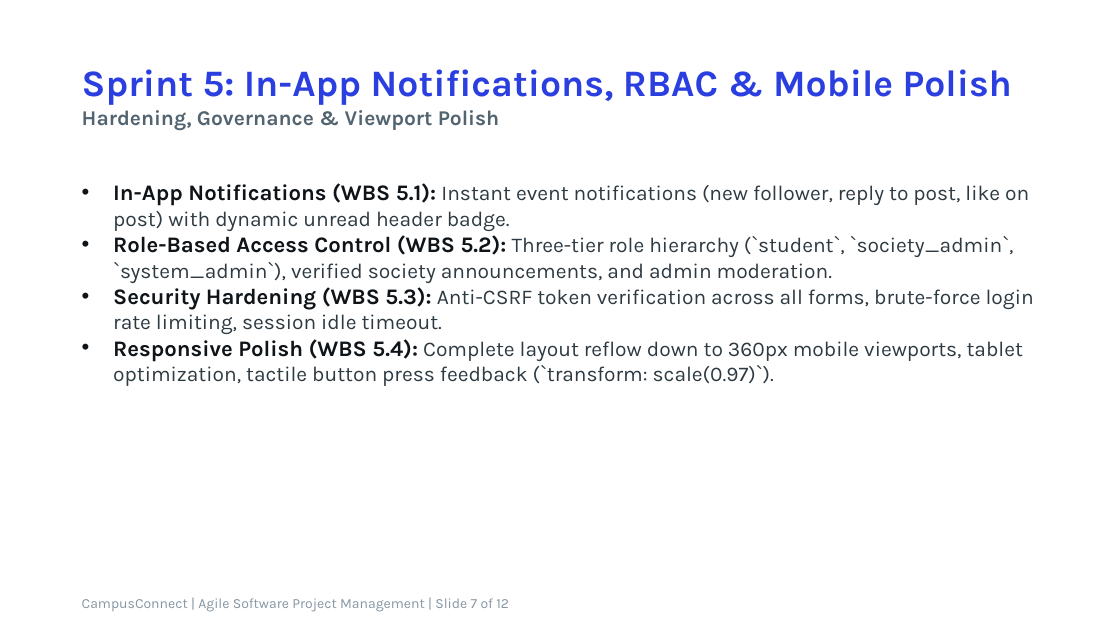
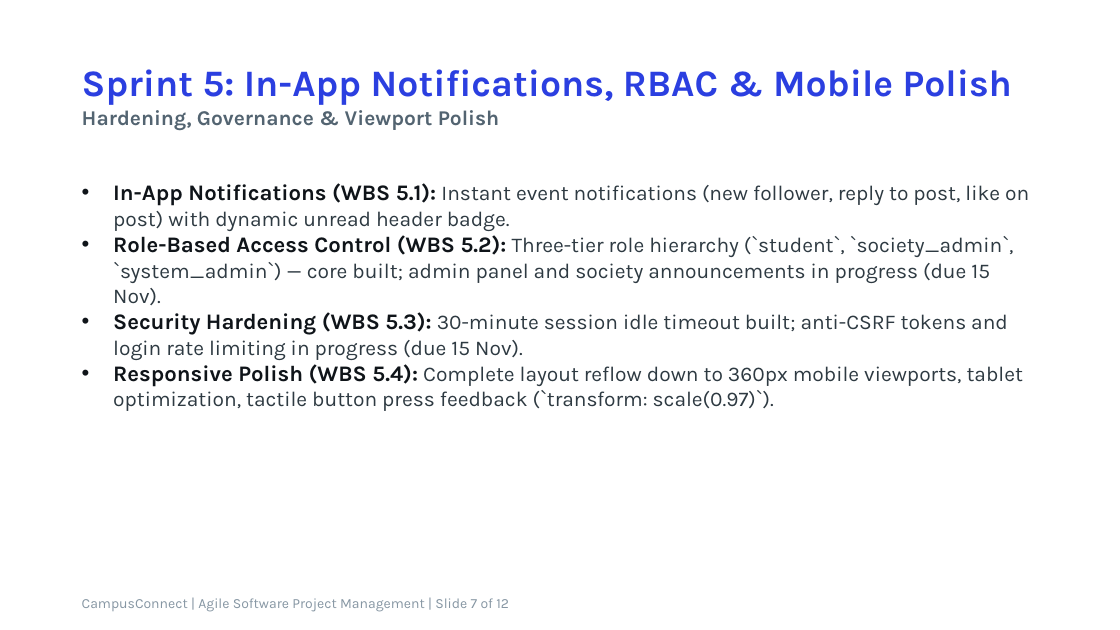
Before and after one commit to muddassir1935/ASPM-PROJECT-, a slide deck: slide 7 of AIR_Presentation.pptx. Drawn at 1120x630 pixels with LibreOffice and Linux fonts; fonts in the diff are those of the drawing. Boxes give left, top, right and bottom in pixels: in the first picture for what was removed or moved away, otherwise in the second. Text is boxed around its words. In the diff, an @@ line names an element or a change of style, - is before the commit and + after.

```diff
--- a/AIR_Presentation.pptx
+++ b/AIR_Presentation.pptx
@@ text at [113, 235, 1014, 360]: text changed @@
-• Role-Based Access Control (WBS 5.2): Three-tier role hierarchy (`student`, `society_admin`, `system_admin`), verified society announcements, and admin moderation.
-• Security Hardening (WBS 5.3): Anti-CSRF token verification across all forms, brute-force login rate limiting, session idle timeout.
+• Role-Based Access Control (WBS 5.2): Three-tier role hierarchy (`student`, `society_admin`, `system_admin`) — core built; admin panel and society announcements in progress (due 15 Nov).
+• Security Hardening (WBS 5.3): 30-minute session idle timeout built; anti-CSRF tokens and login rate limiting in progress (due 15 Nov).
```
Also in this commit, not shown: 5 other slides changed, 10 other files.
